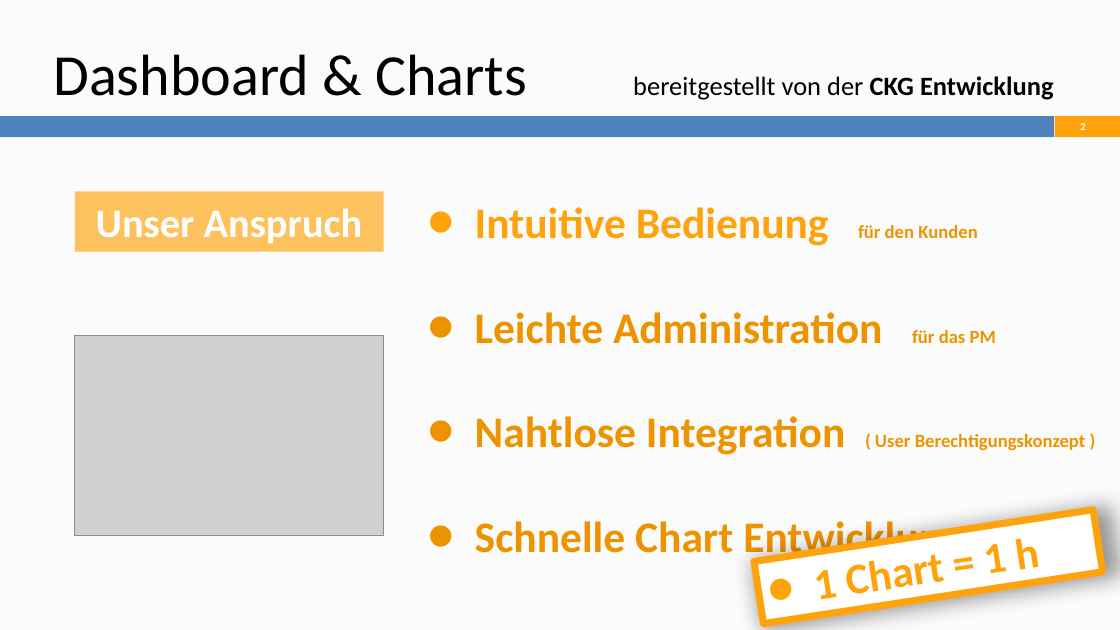
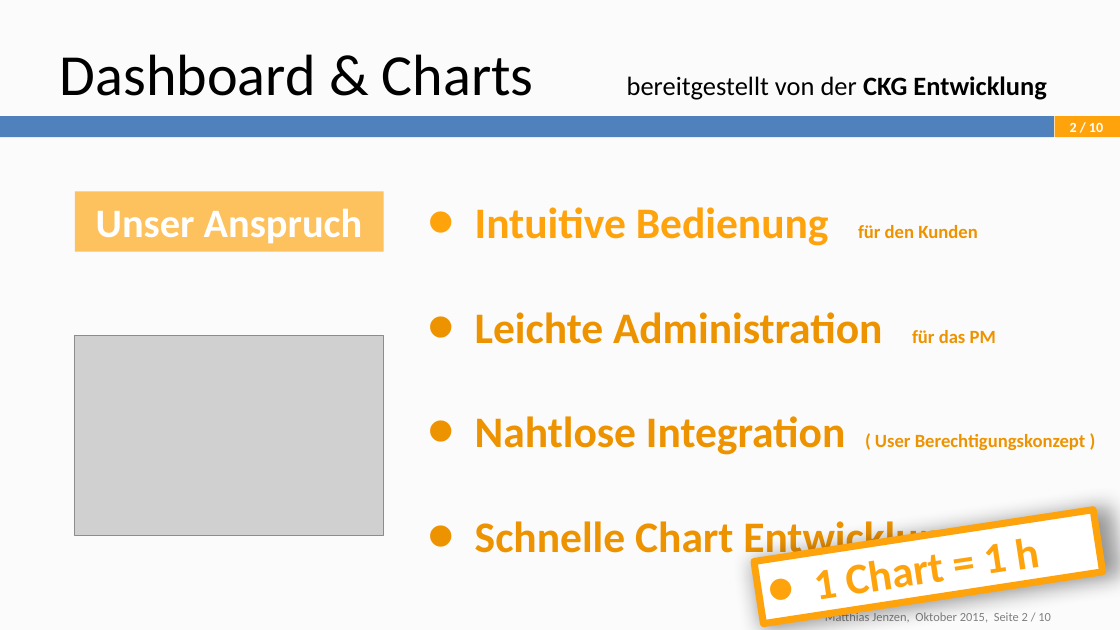
Before and after one commit to runmat/mj, a slide deck: slide 2 of Jahresziele/2015/Dashboard/Dashboard.pptx. Drawn at 1120x630 pixels with LibreOffice and Linux fonts; fonts in the diff are those of the drawing; grey boxes stand for pictures. Boxes give left, top, right and bottom in pixels: in the first picture for what was removed or moved away, otherwise in the second. Text is boxed around its words. In the diff, an @@ line names an element or a change of style, - is before the commit and + after.

Commit message:
final work on Dashboard Presentation

```diff
--- a/Jahresziele/2015/Dashboard/Dashboard.pptx
+++ b/Jahresziele/2015/Dashboard/Dashboard.pptx
@@ text "Dashboard & Charts bereitgestellt von ..." rewrapped from bbox=[53, 54, 1054, 100] to bbox=[60, 54, 1047, 100] @@
@@ page number at bbox=[1070, 122, 1103, 132]: text changed; size 6.7 to 9 pt @@
-2
+2 / 10
@@ text added at bbox=[825, 610, 1051, 624], 8 pt, text #808080 @@
+Matthias Jenzen, Oktober 2015, Seite 2 / 10
```
Also in this commit, not shown: 8 other slides changed, 1 slide added.
